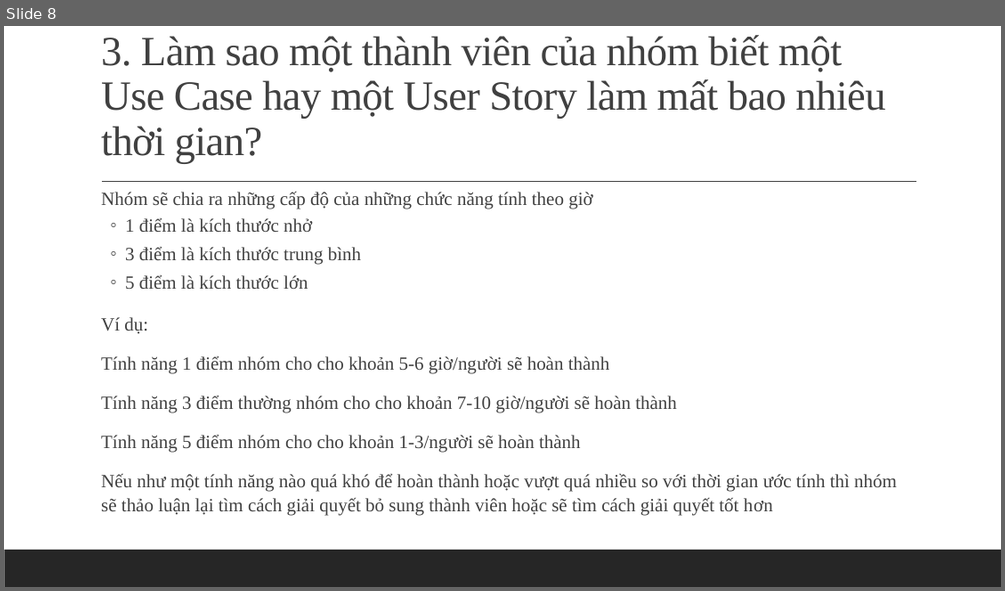
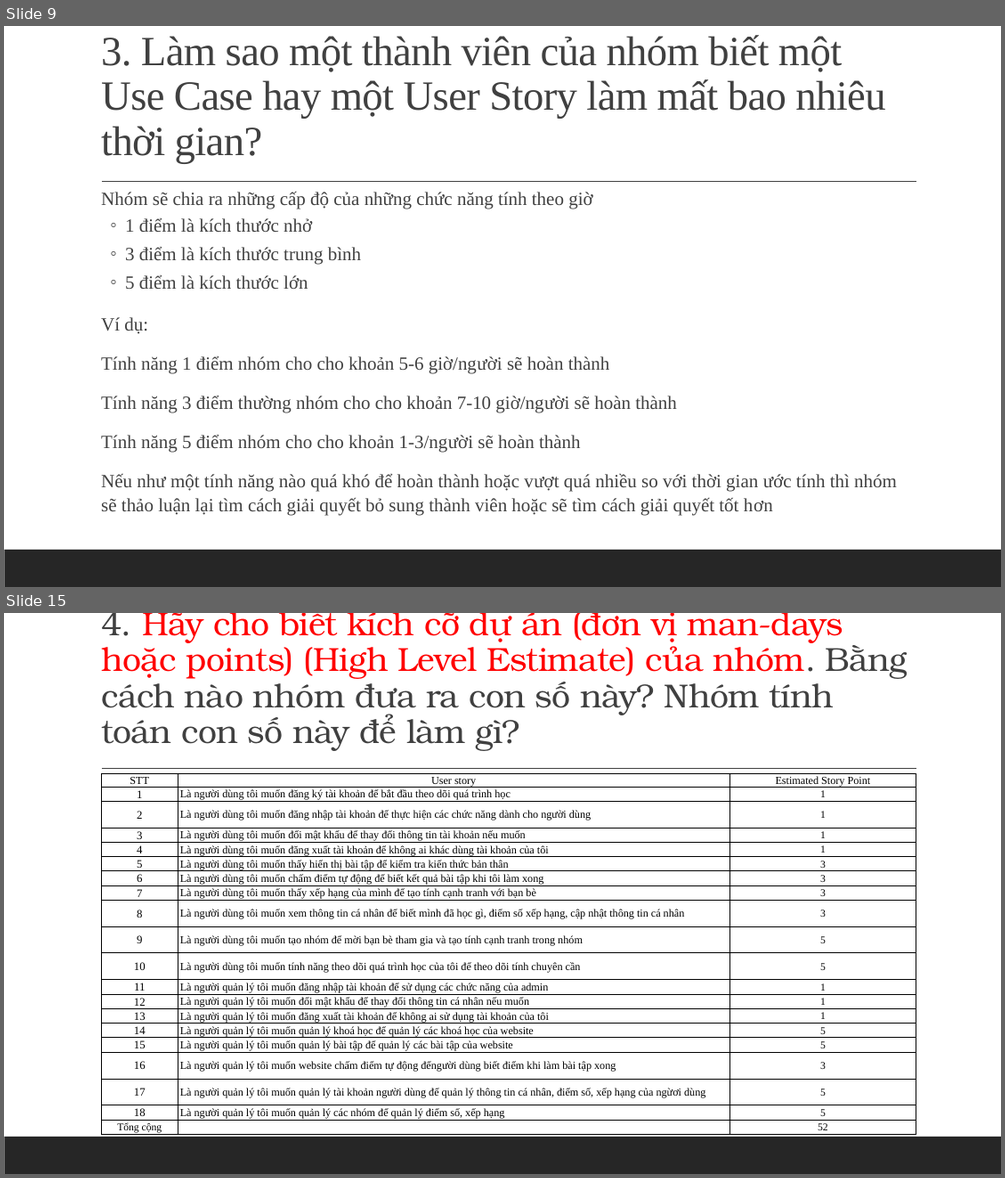
Before and after one commit to huynhquangminh/18HCB_QuanLyQuyTrinhPhanMem, a slide deck: Documents/Tuan3/Nhom_3_Tuan_3.pptx. Shown one above the other, each under a label of ours: slide 8 before the commit, slides 9 and 15 after it; the slides between them are not shown. The pictures are 1005x591 and 1005x1178 pixels, drawn with LibreOffice and Linux fonts; fonts in the diff are those of the drawing. Boxes give left, top, right and bottom in pixels: in the first picture for what was removed or moved away, otherwise in the second. Text is boxed around its words. In the diff, an @@ line names an element or a change of style, - is before the commit and + after.

```diff
--- a/Documents/Tuan3/Nhom_3_Tuan_3.pptx
+++ b/Documents/Tuan3/Nhom_3_Tuan_3.pptx
@@ slide 15 added at (4, 613, 1001, 1174), background #FFFFFF; not listed: 2 template elements that a slide beside it also shows @@
@@ title added at (101, 613, 907, 751), 32 pt, text #FF0000 @@
+4. Hãy cho biết kích cỡ dự án (đơn vị man-days hoặc points) (High Level Estimate) của nhóm. Bằng cách nào nhóm đưa ra con số này? Nhóm tính toán con số này để làm gì?
@@ table added at (101, 774, 915, 1138), 20 rows, 3 columns @@
+STT | User story | Estimated Story Point
+1 | Là người dùng tôi muốn đăng ký tài khoản để bắt đầu theo dõi quá trình học | 1
+2 | Là người dùng tôi muốn đăng nhập tài khoản để thực hiện các chức năng dành cho người dùng | 1
+3 | Là người dùng tôi muốn đổi mật khẩu để thay đổi thông tin tài khoản nếu muốn | 1
+4 | Là người dùng tôi muốn đăng xuất tài khoản để không ai khác dùng tài khoản của tôi | 1
+5 | Là người dùng tôi muốn thấy hiển thị bài tập để kiểm tra kiến thức bản thân | 3
+6 | Là người dùng tôi muốn chấm điểm tự động để biết kết quả bài tập khi tôi làm xong | 3
+7 | Là người dùng tôi muốn thấy xếp hạng của mình để tạo tính cạnh tranh với bạn bè | 3
+8 | Là người dùng tôi muốn xem thông tin cá nhân để biết mình đã học gì, điểm số xếp hạng, cập nhật thông tin cá nhân | 3
+9 | Là người dùng tôi muốn tạo nhóm để mời bạn bè tham gia và tạo tính cạnh tranh trong nhóm | 5
+10 | Là người dùng tôi muốn tính năng theo dõi quá trình học của tôi để theo dõi tính chuyên cần | 5
+11 | Là người quản lý tôi muốn đăng nhập tài khoản để sử dụng các chức năng của admin | 1
+12 | Là người quản lý tôi muốn đổi mật khẩu để thay đổi thông tin cá nhân nếu muốn | 1
+13 | Là người quản lý tôi muốn đăng xuất tài khoản để không ai sử dụng tài khoản của tôi | 1
+14 | Là người quản lý tôi muốn quản lý khoá học để quản lý các khoá học của website | 5
+15 | Là người quản lý tôi muốn quản lý bài tập để quản lý các bài tập của website | 5
+16 | Là người quản lý tôi muốn website chấm điểm tự động đểngười dùng biết điểm khi làm bài tập xong | 3
+17 | Là người quản lý tôi muốn quản lý tài khoản người dùng để quản lý thông tin cá nhân, điểm số, xếp hạng của ngừơi dùng | 5
+18 | Là người quản lý tôi muốn quản lý các nhóm để quản lý điểm số, xếp hạng | 5
+Tổng cộng |  | 52
@@ what was slide 8 is now slide 9 @@
```
Also in this commit, not shown: 3 slides changed, 10 other slides added, 1 other file.
